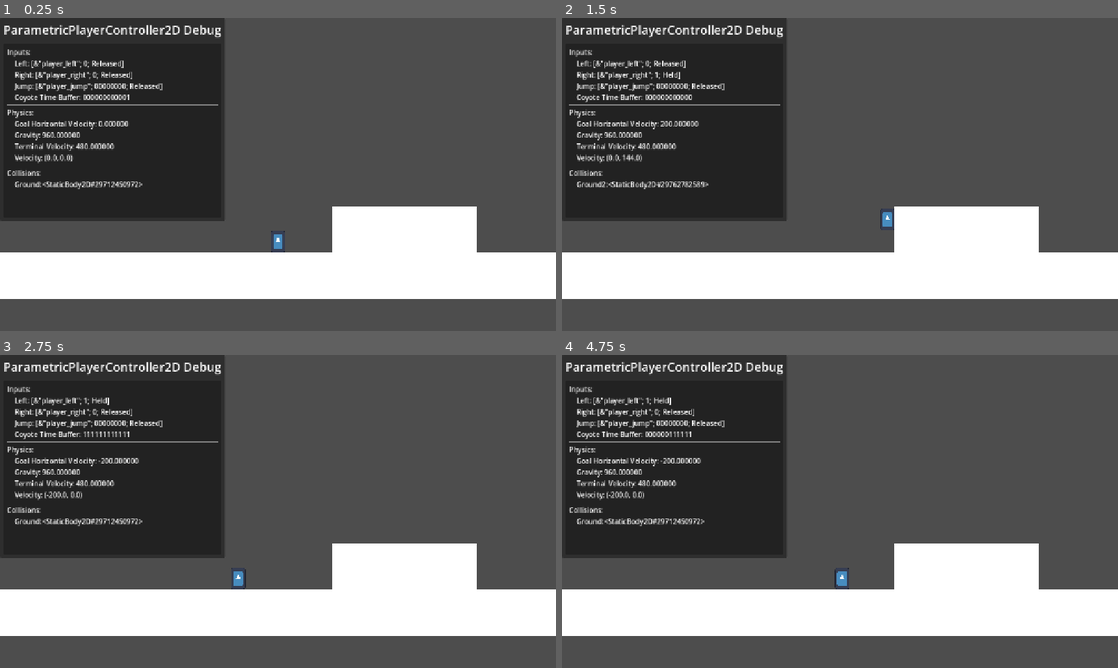
Above: before the commit, frames 1-4 (two rows, left to right).
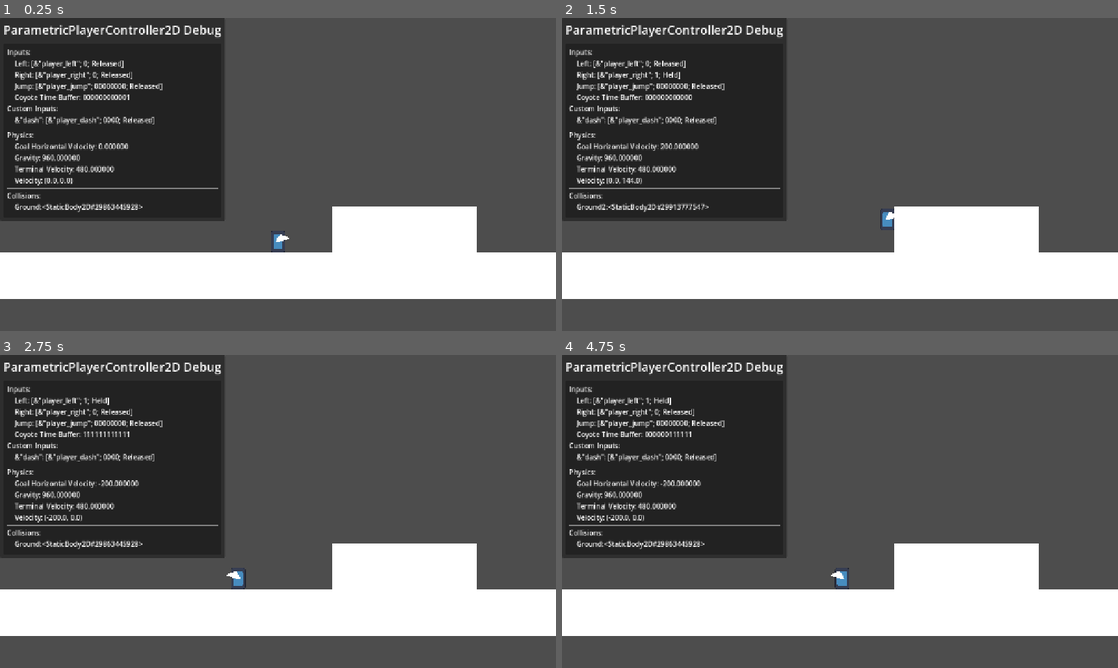
Above: after the commit, the same moments.

Repository: Bryce-Dixon/godot-2d-parametric-player-controller
Game: Godot game, scene res://parametric_player_controller_2d/TestScene.tscn
Same seed, same stepped clock (60 frames per second), same inputs: the game is played once before the commit and once after it. The engine's default icon, where the game draws it, is replaced by a stand-in: a white triangle on a blue panel in a dark square.
Inputs:
- Up to frame 1 (0.25 s): no input
- Up to frame 2 (1.5 s): tap Enter at 0.5 s; hold Right (ui_right) from 0.53 s (still down); tap Space at 1.25 s
- Up to frame 3 (2.75 s): tap Enter at 2 s; release Right (ui_right) at 2.03 s; hold Left (ui_left) from 2.03 s (still down)
- Up to frame 4 (4.75 s): release Left (ui_left) at 2.78 s; hold Right (ui_right) 2.78-4.28 s; tap Space at 4.25 s; hold Left (ui_left) from 4.28 s (still down)

The runs differ from the first frame. In frame 1, 2.7% of the frame differs, in the area x 1-52%, y 27-72%; in frame 2, 2.8%; in frame 3, 2.8%, in the area x 1-43%, y 27-72%; in frame 4, 2.8%.

Commit message:
Fully documented ParametricPlayerController2D

Diff:
--- a/parametric_player_controller_2d/TestScene.tscn
+++ b/parametric_player_controller_2d/TestScene.tscn
@@ -1,8 +1,9 @@
-[gd_scene load_steps=10 format=3 uid="uid://e8fh33bpu2o7"]
+[gd_scene load_steps=13 format=3 uid="uid://e8fh33bpu2o7"]
 
 [ext_resource type="PackedScene" uid="uid://ccd2oam5mf8u5" path="res://parametric_player_controller_2d/parametric_player_controller_2d.scn" id="1_rtm4w"]
 [ext_resource type="Script" uid="uid://k3rrvnuvbisk" path="res://parametric_player_controller_2d/movement_data.gd" id="2_6h6fy"]
 [ext_resource type="Texture2D" uid="uid://cytco0ictpgmt" path="res://icon.svg" id="3_0hlh3"]
+[ext_resource type="Script" uid="uid://mpwnqgxga1qw" path="res://parametric_player_controller_2d/input_data.gd" id="3_4grcb"]
 [ext_resource type="Script" uid="uid://c7anptjcggiri" path="res://parametric_player_controller_2d/jump_data.gd" id="3_6h6fy"]
 [ext_resource type="PackedScene" uid="uid://bhyjowd0a1833" path="res://parametric_player_controller_2d/debug_window.scn" id="5_0hlh3"]
 
@@ -15,12 +16,22 @@
 aerial_deceleration_ratio = 0.75
 metadata/_custom_type_script = "uid://k3rrvnuvbisk"
 
+[sub_resource type="Resource" id="Resource_wgfen"]
+script = ExtResource("3_4grcb")
+action_name = &"player_dash"
+buffer_window = 4
+metadata/_custom_type_script = "uid://mpwnqgxga1qw"
+
 [sub_resource type="Resource" id="Resource_6h6fy"]
 script = ExtResource("3_6h6fy")
 min_height = 20.0
 max_height = 120.0
 seconds_to_max_height = 0.5
 metadata/_custom_type_script = "uid://c7anptjcggiri"
+
+[sub_resource type="Curve" id="Curve_0hlh3"]
+_data = [Vector2(0, 1), 0.0, 0.0, 0, 0, Vector2(1, 0.0967136), 0.0, 0.0, 0, 0]
+point_count = 2
 
 [sub_resource type="RectangleShape2D" id="RectangleShape2D_rtm4w"]
 size = Vector2(1000, 64)
@@ -33,13 +44,23 @@
 [node name="Player" parent="." instance=ExtResource("1_rtm4w")]
 position = Vector2(549, 440)
 movement_data = SubResource("Resource_0hlh3")
+input_actions = Dictionary[StringName, ExtResource("3_4grcb")]({
+&"dash": SubResource("Resource_wgfen")
+})
 jump_data = SubResource("Resource_6h6fy")
+aerial_jump_data = null
 terminal_velocity = 480.0
 
 [node name="Icon" type="Sprite2D" parent="Player"]
 position = Vector2(-4.23193e-06, -15)
-scale = Vector2(0.15625, 0.234375)
+scale = Vector2(0.156, 0.234)
 texture = ExtResource("3_0hlh3")
+
+[node name="Line2D" type="Line2D" parent="Player"]
+points = PackedVector2Array(5, -20, 15, -20)
+width_curve = SubResource("Curve_0hlh3")
+begin_cap_mode = 2
+end_cap_mode = 2
 
 [node name="Ground" type="StaticBody2D" parent="."]
 position = Vector2(575, 500)
@@ -67,3 +88,6 @@
 
 [node name="ParametricPlayerControllerDebug" parent="CanvasLayer" instance=ExtResource("5_0hlh3")]
 offset_bottom = 323.0
+
+[connection signal="faced_left" from="Player" to="Player/Line2D" method="set" binds= [&"scale", Vector2(-1, 1)]]
+[connection signal="faced_right" from="Player" to="Player/Line2D" method="set" binds= [&"scale", Vector2(1, 1)]]
--- a/parametric_player_controller_2d/parametric_player_controller_2d.gd
+++ b/parametric_player_controller_2d/parametric_player_controller_2d.gd
@@ -1,6 +1,10 @@
 @tool
+## A player controller intended for 2D platformers.[br]
+## Allows designers to set various player-facing values which are more intuitive and better control the player experience compared to physics-facing ones.
 class_name ParametricPlayerController2D extends CharacterBody2D
 
+## Allows easy access of the "current" [ParametricPlayerController2D] [Node][br]
+## Will automatically be set by [method _ready]
 static var current: ParametricPlayerController2D
 
 ## Emitted when the character begins accelerating horizontally
@@ -26,13 +30,25 @@
 ## Emitted when a collision occurs
 signal collided(collision: KinematicCollision2D)
 
+## Cached accessor for the [CollisionShape2D] used
 var shape: CollisionShape2D:
   get:
     if not is_instance_valid(shape):
       shape = get_node_or_null(^"CollisionShape2D")
     return shape
 
-var facing_right := true
+## Determines if the character is currently facing right
+var facing_right := true:
+  set(value):
+    if facing_right == value:
+      return
+    facing_right = value
+    if facing_right:
+      faced_right.emit()
+    else:
+      faced_left.emit()
+## Determines if the character is currently facing left[br]
+## Automatically determined as the inverse of [member facing_right]
 var facing_left: bool:
   get:
     return not facing_right
@@ -40,12 +56,15 @@
     facing_right = not value
 
 @export_group("Collider", "collider_")
+## Radius of the [CapsuleShape2D] used by [member shape]
 @export var collider_radius := 10.0:
   set(value):
     shape.shape.radius = value
     shape.position.y = shape.shape.height * -0.5
   get:
     return shape.shape.radius
+## Height of the [CapsuleShape2D] used by [member shape][br]
+## Setting this will automatically reposition [member shape] so its bottom is aligned to this node's position.
 @export var collider_height := 30.0:
   set(value):
     shape.shape.height = value
@@ -55,6 +74,7 @@
 
 ## Replace this from code under different situations to enable different movement styles (eg: walking vs running vs crouched)
 @export var movement_data := ParametricPlayerController2DMovementData.new()
+## Value that [member CharacterBody2D.velocity][code].x[/code] is currently moving toward.
 var goal_horizontal_velocity: float
 ## Can be overridden to specify custom acceleration behavior (eg: dashing)
 func _get_horizontal_acceleration() -> float:
@@ -89,34 +109,47 @@
   )
 
 @export_group("Inputs", "input_")
+## Input data for moving the character left.
 @export var input_left := ParametricPlayerController2DInputData.new(&"ui_left", 1)
+## Input data for moving the character right.
 @export var input_right := ParametricPlayerController2DInputData.new(&"ui_right", 1)
+## Input data for having the player jump.
 @export var input_jump := ParametricPlayerController2DInputData.new(&"ui_jump", 8)
-## Buffer of the character's grounded state to allow grounded-only actions (eg: jumping) to occur a short period after the player has left the ground
+## Buffer of the character's grounded state to allow grounded-only actions (eg: jumping) to occur a short period after the player has left the ground.
 @export var input_coyote_time := ParametricPlayerController2DBitBuffer.new()
-## Arbitrary list of input actions which will be kept up to date and accessible in custom scripts
+## Arbitrary list of input actions which will be kept up to date and accessible in custom scripts.
 @export var input_actions: Dictionary[StringName, ParametricPlayerController2DInputData]
 ## If set to [code]true[/code], all inputs will be ignored and will retain their current buffer states.[br]
 ## Should usually be the same as [member pause_physics][br]
-## If modified, it usually makes sense to call [method clear_input_buffers]
+## If modified, it usually makes sense to call [method clear_input_buffers].
 var pause_inputs := false
 ## If set to [code]true[/code], the character will not move.[br]
-## Should usually be the same as [member pause_inputs]
+## Should usually be the same as [member pause_inputs].
 var pause_physics := false
 
+## Jump data to use when grounded.
 @export var jump_data := ParametricPlayerController2DJumpData.new()
-var jumping := false
-## Maximum falling speed
+## Jump data to use when in the air (eg: double jump).[br]
+## The first jump in the air after leaving the ground will be [code]aerial_jump_data[0][/code], the second would be [code]aerial_jump_data[1][/code], and so on.[br]
+## This means the player will have [code]N[/code] aerial jumps where [code]N[/code] is the size of [member aerial_jump_data].
+@export var aerial_jump_data: Array[ParametricPlayerController2DJumpData]
+## Internal use only; determines if the player is currently holding a jump.
+var _jumping := false
+## Current index into [member aerial_jump_data][br]
+## Reset to [code]0[/code] when becoming grounded. Incremented when [member input_jump] is pressed while in the air and [member _jumping] is [code]false[/code].
+var aerial_jump_index := 0
+## Maximum falling speed.[br]
+## Instead of modifying this from another script, [method _get_terminal_velocity] should be overridden instead so the "default" value can be retained.
 @export var terminal_velocity := 120.0
-## Can be overridden to specify custom falling behavior (eg: fast-falling while holding down)
+## Can be overridden to specify custom falling behavior (eg: fast-falling while holding down).
 func _get_terminal_velocity() -> float:
   return terminal_velocity
 
-## Can be overridden to specify custom falling behavior (eg: fast-falling while holding down)
+## Can be overridden to specify custom falling behavior (eg: fast-falling while holding down).
 func _get_gravity() -> float:
   if pause_physics:
     return 0.0
-  if not jumping and velocity.y < 0.0:
+  if not _jumping and velocity.y < 0.0:
     return jump_data.get_min_height_gravity()
   return jump_data.get_max_height_gravity()
 
@@ -128,8 +161,10 @@
   else:
     current = self
 
+## Internal use only; determines if the character was on the floor during the last [method _physics_process] call.
 var _was_grounded := false
-var _active_slide_collisions: PackedInt64Array = []
+## Internal use only; tracks the ongoing collisions from [method CharacterBody2D.move_and_slide] calls.
+var _active_slide_collisions: PackedInt64Array
 func _physics_process(delta: float) -> void:
   if Engine.is_editor_hint():
     return
@@ -150,10 +185,8 @@
     )
     if velocity.x > 0.1 and facing_left:
       facing_right = true
-      faced_right.emit()
-    elif velocity.x < 0.1 and facing_right:
+    elif velocity.x < -0.1 and facing_right:
       facing_left = true
-      faced_left.emit()
     if was_moving_horizontally:
       if absf(velocity.x) < 0.1:
         stopped_moving_horizontally.emit()
@@ -165,19 +198,20 @@
     if input_coyote_time.is_high():
       if not _was_grounded:
         _was_grounded = true
+        aerial_jump_index = 0
         landed.emit()
     else:
       if _was_grounded:
         _was_grounded = false
   if not pause_inputs and input_coyote_time.any_high():
     if input_jump.was_pressed():
-      jumping = true
+      _jumping = true
       velocity.y = jump_data.get_velocity()
       jumped.emit()
       input_coyote_time.fill_state(false)
-  if jumping:
+  if _jumping:
     if pause_inputs or not input_jump.is_down() or velocity.y >= 0.0:
-      jumping = false
+      _jumping = false
   var was_falling := velocity.y > 0.0
   var current_terminal_velocity := _get_terminal_velocity()
   var was_at_terminal_velocity := velocity.y >= current_terminal_velocity
--- a/project.godot
+++ b/project.godot
@@ -46,3 +46,23 @@
 , Object(InputEventJoypadButton,"resource_local_to_scene":false,"resource_name":"","device":-1,"button_index":0,"pressure":0.0,"pressed":true,"script":null)
 ]
 }
+player_dash={
+"deadzone": 0.2,
+"events": [Object(InputEventKey,"resource_local_to_scene":false,"resource_name":"","device":-1,"window_id":0,"alt_pressed":false,"shift_pressed":false,"ctrl_pressed":false,"meta_pressed":false,"pressed":false,"keycode":0,"physical_keycode":4194325,"key_label":0,"unicode":0,"location":0,"echo":false,"script":null)
+, Object(InputEventJoypadButton,"resource_local_to_scene":false,"resource_name":"","device":-1,"button_index":2,"pressure":0.0,"pressed":true,"script":null)
+]
+}
+player_up={
+"deadzone": 0.2,
+"events": [Object(InputEventKey,"resource_local_to_scene":false,"resource_name":"","device":-1,"window_id":0,"alt_pressed":false,"shift_pressed":false,"ctrl_pressed":false,"meta_pressed":false,"pressed":false,"keycode":0,"physical_keycode":87,"key_label":0,"unicode":119,"location":0,"echo":false,"script":null)
+, Object(InputEventJoypadButton,"resource_local_to_scene":false,"resource_name":"","device":-1,"button_index":11,"pressure":0.0,"pressed":true,"script":null)
+, Object(InputEventJoypadMotion,"resource_local_to_scene":false,"resource_name":"","device":-1,"axis":1,"axis_value":-1.0,"script":null)
+]
+}
+player_down={
+"deadzone": 0.2,
+"events": [Object(InputEventKey,"resource_local_to_scene":false,"resource_name":"","device":-1,"window_id":0,"alt_pressed":false,"shift_pressed":false,"ctrl_pressed":false,"meta_pressed":false,"pressed":false,"keycode":0,"physical_keycode":83,"key_label":0,"unicode":115,"location":0,"echo":false,"script":null)
+, Object(InputEventJoypadButton,"resource_local_to_scene":false,"resource_name":"","device":-1,"button_index":12,"pressure":0.0,"pressed":true,"script":null)
+, Object(InputEventJoypadMotion,"resource_local_to_scene":false,"resource_name":"","device":-1,"axis":1,"axis_value":1.0,"script":null)
+]
+}
